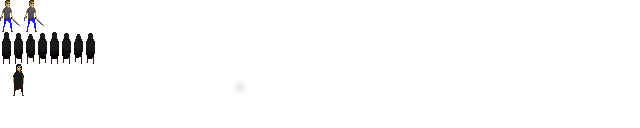
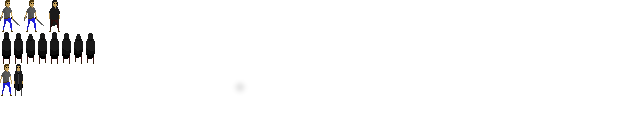
Layered file, before and after one edit (w=640, h=128). Changes by layer:
painted on "cloack" over [13, 64, 24, 91]
painted on "walking around" over [0, 0, 60, 96]
